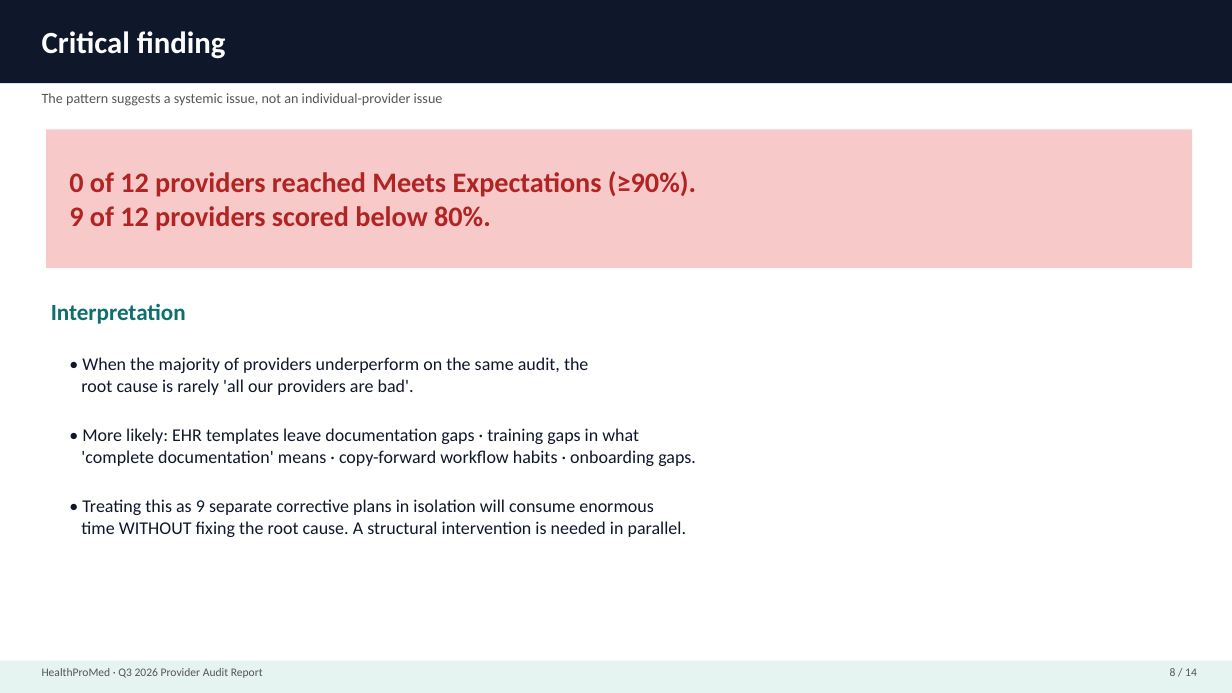
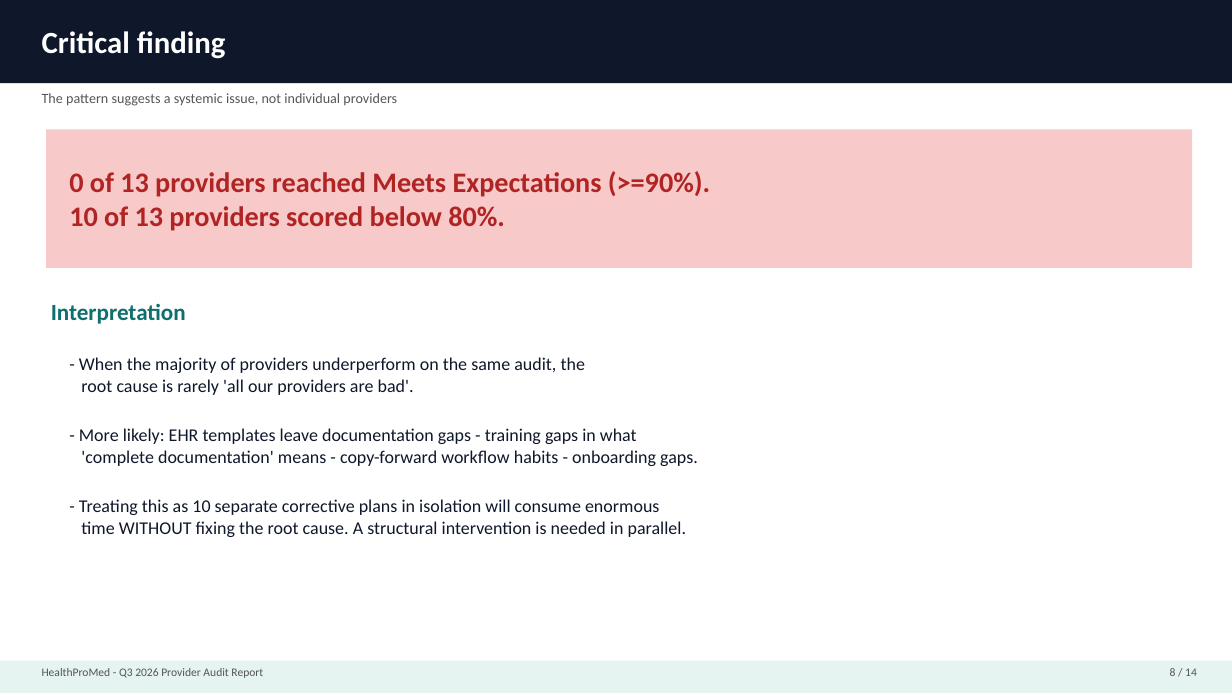
Before and after one commit to ericgalancrc-cmd/Revenue-MD, a slide deck: slide 8 of docs/Q3_2026_Provider_Audit_Report.pptx. Drawn at 1232x693 pixels with LibreOffice and Linux fonts; fonts in the diff are those of the drawing. Boxes give left, top, right and bottom in pixels: in the first picture for what was removed or moved away, otherwise in the second. Text is boxed around its words. In the diff, an @@ line names an element or a change of style, - is before the commit and + after.

```diff
--- a/docs/Q3_2026_Provider_Audit_Report.pptx
+++ b/docs/Q3_2026_Provider_Audit_Report.pptx
@@ text at (42, 93, 397, 106): text changed @@
-The pattern suggests a systemic issue, not an individual-provider issue
+The pattern suggests a systemic issue, not individual providers
@@ text at (69, 171, 710, 231): text changed @@
-0 of 12 providers reached Meets Expectations (≥90%).
-9 of 12 providers scored below 80%.
+0 of 13 providers reached Meets Expectations (>=90%).
+10 of 13 providers scored below 80%.
@@ text at (79, 357, 585, 373): text changed @@
-• When the majority of providers underperform on the same audit, the
+- When the majority of providers underperform on the same audit, the
@@ text at (79, 428, 698, 515): text changed @@
-• More likely: EHR templates leave documentation gaps · training gaps in what
-'complete documentation' means · copy-forward workflow habits · onboarding gaps.
-• Treating this as 9 separate corrective plans in isolation will consume enormous
+- More likely: EHR templates leave documentation gaps - training gaps in what
+'complete documentation' means - copy-forward workflow habits - onboarding gaps.
+- Treating this as 10 separate corrective plans in isolation will consume enormous
@@ text at (42, 668, 263, 678): text changed @@
-HealthProMed · Q3 2026 Provider Audit Report
+HealthProMed - Q3 2026 Provider Audit Report
```
Also in this commit, not shown: 13 other slides changed, 1 other file.
